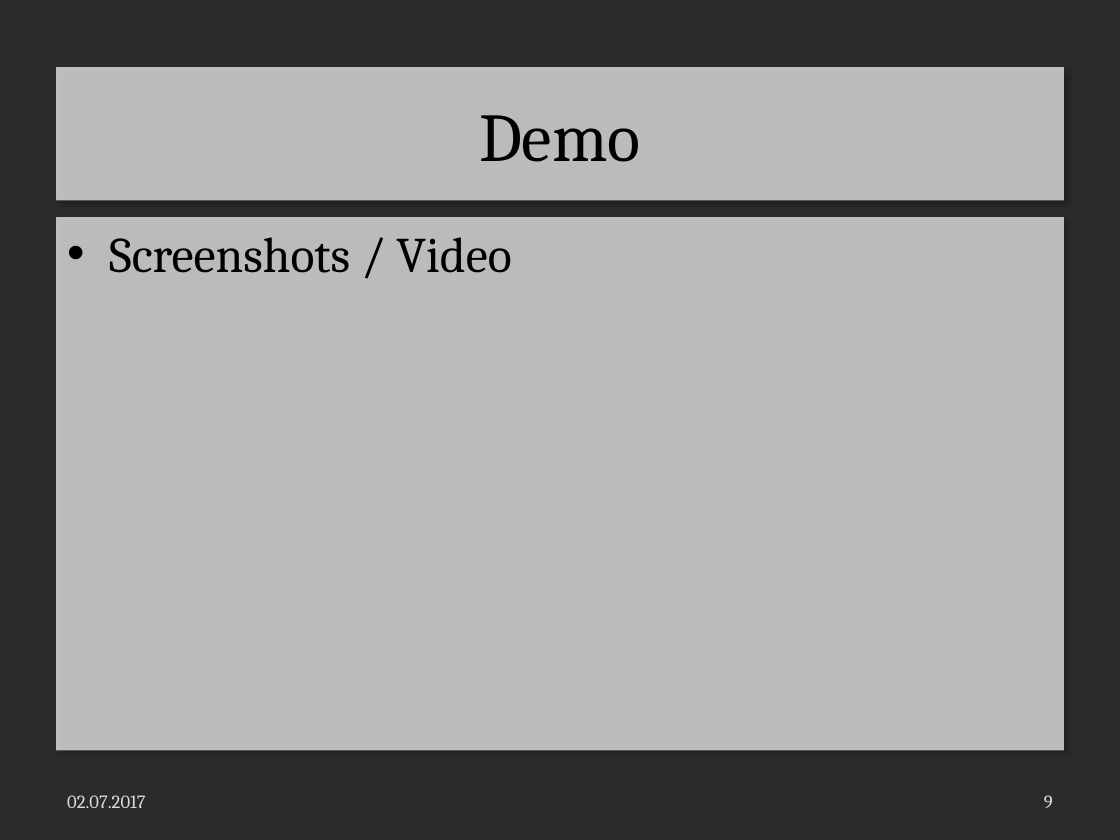
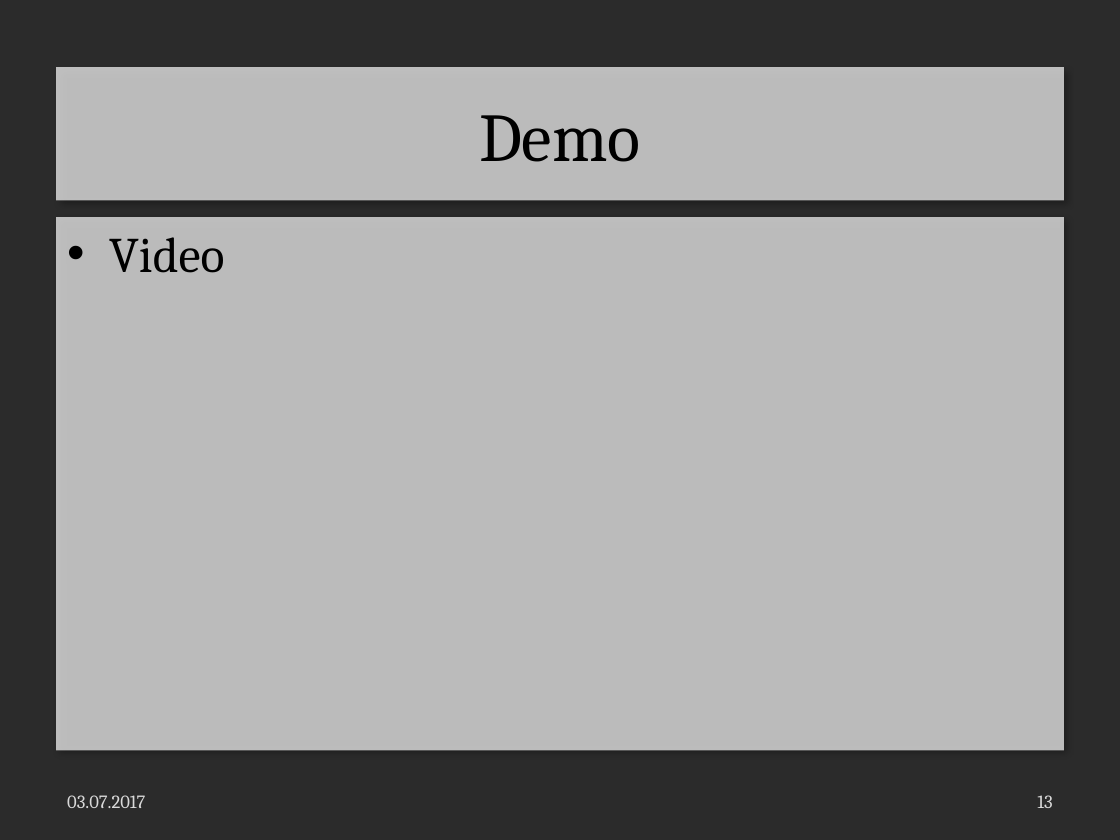
Before and after one commit to LaurenzGebauer/ElementTD, a slide deck: slide 13 of svn/JG16S17P06/trunk/Documentation/ProjectDocumentation/Presentation.pptx (slide 9 before the commit). Drawn at 1120x840 pixels with LibreOffice and Linux fonts; fonts in the diff are those of the drawing; background and template pictures are left out; a plain dark background stands for a picture behind light text. Boxes give left, top, right and bottom in pixels: in the first picture for what was removed or moved away, otherwise in the second. Text is boxed around its words. In the diff, an @@ line names an element or a change of style, - is before the commit and + after.

```diff
--- a/svn/JG16S17P06/trunk/Documentation/ProjectDocumentation/Presentation.pptx
+++ b/svn/JG16S17P06/trunk/Documentation/ProjectDocumentation/Presentation.pptx
@@ text at (x1=109, y1=237, x2=224, y2=273): text changed @@
-• Screenshots / Video
+• Video
@@ text at (x1=67, y1=795, x2=145, y2=808): text changed @@
-02.07.2017
+03.07.2017
@@ page number at (x1=1037, y1=795, x2=1052, y2=808): text changed @@
-9
+13
```
Also in this commit, not shown: 7 other slides changed, 5 slides added, 8 other files.
